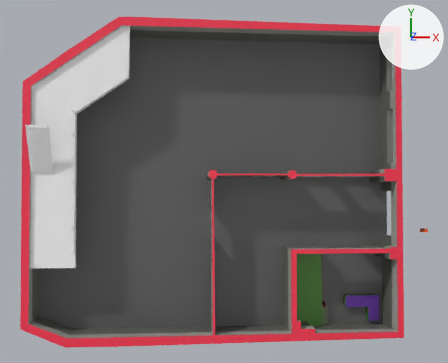
Two versions of the Blender file welcome to piscine #14/welcome 14.blend, one commit apart.
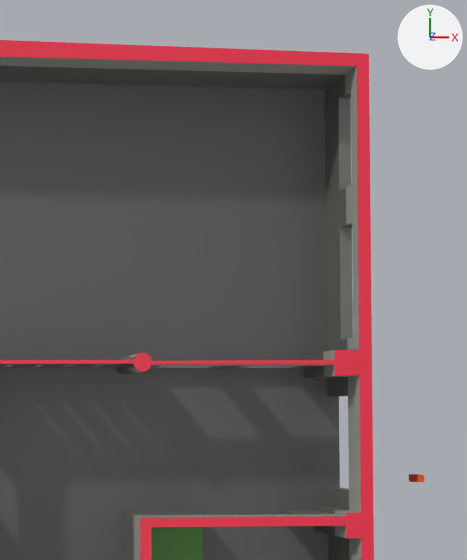
There are two pictures of each version: one whole from a 50 mm camera at (2.8, -4.6, 106.3) aimed at (12.2, -1.0, 5.5), one close up on the part from 50% to 100% of the width and 0% to 74% of the height. Every picture has the same lights, and +X, +Y and +Z are marked at upper right.

In view in the first close-up: 'lobby', 'pessoa'.
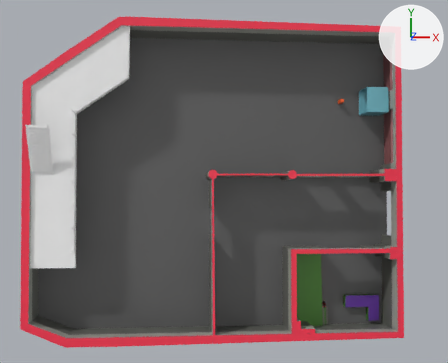
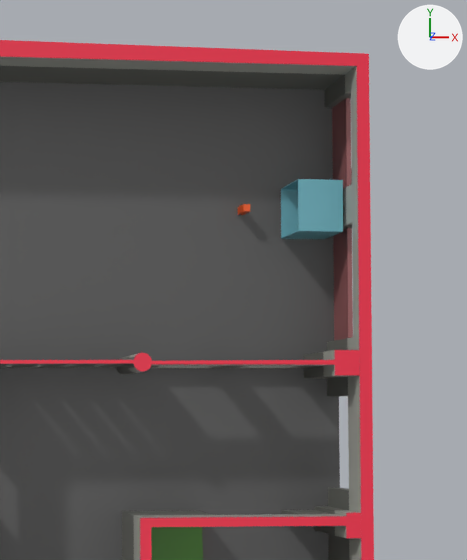
What differs and where, as boxes [x1, y1, x2, y2] in the close-ups (467 x 560 px):
'Cube.008', added (cyan): after [281, 179, 343, 239]
'pessoa', moved: before [409, 474, 424, 482]; after [238, 204, 250, 215]
part 1 of me_cube_002, built on: [325, 98, 353, 342] in both
part 2 of me_cube_002, recoloured: before [326, 268, 332, 305]; after [326, 146, 334, 306]
part 3 of me_cube_002, recoloured (grey to brown): before [339, 135, 353, 302]; after [346, 135, 353, 302]

Diff of the bpy script that builds the scene:
```diff
--- a/welcome to piscine #14/welcome 14.blend.py
+++ b/welcome to piscine #14/welcome 14.blend.py
@@ mat_material_007 @@
+mat_material_007 = principled_material('Material.007')
+mat_material_007.base_color = (0.303, 0.107, 0.11)  # brown #965c5d
@@ mat_material_009 @@
+mat_material_009 = principled_material('Material.009')
+mat_material_009.base_color = (1.0, 1.0, 1.0)  # white #ffffff
@@ mat_material_008 @@
+mat_material_008 = principled_material('Material.008')
+mat_material_008.base_color = (0.133, 0.395, 0.467)  # cyan #66a9b6
@@ me_cube_002 @@
 # used by ob_lobby; location = (16.25, -0.87, 24.33); scale = (24.2, 24.2, 24.2)
-me_cube_002.from_pydata(...)  # 1964 vertices, 1698 faces; spans x -1.48..1.04, y -1.08..1.07, z -1.0..-0.69
+me_cube_002.from_pydata(...)  # 1990 vertices, 1721 faces; spans x -1.48..1.04, y -1.08..1.07, z -1.0..-0.69
+# me_cube_002 part 1
+# 8 vertices are removed from x 1.0, y 0.19..0.89, z -0.95..-0.86
+# 28 faces are deleted
+# 5 vertices in x 1.0, y 0.25..0.82, z -0.95 move by (0.03, 0.0, -0.05)
+# 5 vertices in x 1.0, y 0.25..0.82, z -0.86 move by (0.03, 0.0, 0.0)
+# 25 vertices are added at x 1.02..1.04, y 0.12..0.95, z -1.0..-0.75
+# 9 new vertices lie (0.0, 0.0, 0.05) away from vertices in x 1.0..1.03, y 0.19..0.89, z -1.0..-0.95
+# 8 new faces join them, mat_barra (dark grey #525252)
+# 8 new faces join them, mat_paredes (dark grey #6d6e68)
+# 34 new faces join them, mat_material_007 (brown #965c5d)
+# 1 new face joins them, mat_material_001 (grey #acada5)
+# me_cube_002 part 2: 3 faces spanning x 1.0..1.03, y 0.25..0.82, z -1.0 switch from mat_paredes (dark grey #6d6e68) to mat_barra (dark grey #525252)
+# me_cube_002 part 3: 25 faces spanning x 1.03..1.04, y 0.12..0.95, z -1.0..-0.86 switch from mat_paredes (dark grey #6d6e68) to mat_material_007 (brown #965c5d)
 me_cube_002.materials.append(mat_teto)
@@ me_cube_007 @@
+me_cube_007.from_pydata(...)  # 4801 vertices, 5147 faces; spans x -1.0..1.0, y -1.0..1.0, z -1.0..1.44
+# faces by material slot: [5018, 129]
+me_cube_007.materials.append(mat_material_008)  # cyan #66a9b6
+me_cube_007.materials.append(mat_material_009)  # white #ffffff
@@ ob_pessoa @@
 ob_pessoa = bpy.data.objects.new('pessoa', me_cube)
-ob_pessoa.location = (47.74, -9.31, 1.14)
+ob_pessoa.location = (33.09, 13.11, 1.14)
@@ ob_cube_008 @@
+ob_cube_008 = bpy.data.objects.new('Cube.008', me_cube_007)
+ob_cube_008.location = (38.4, 12.93, 2.03)
+ob_cube_008.scale = (1.86, 2.11, 1.86)
```
